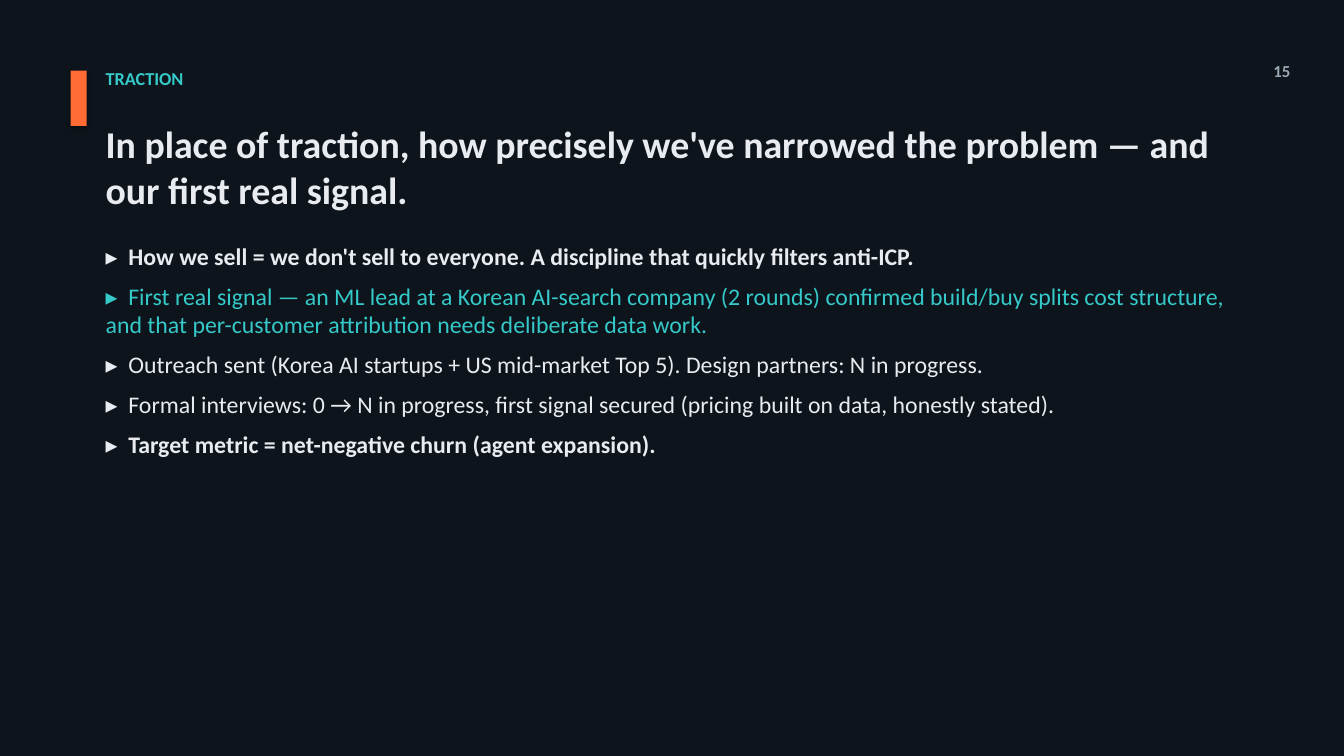
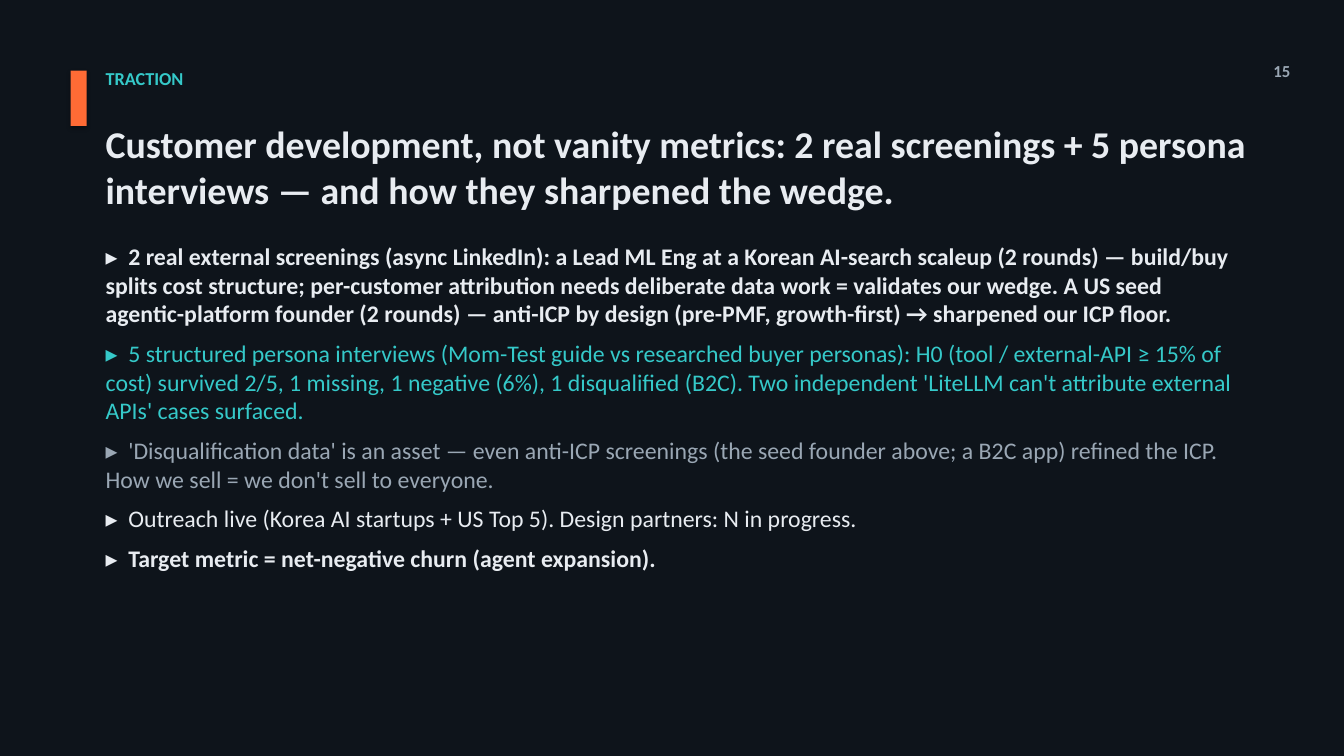
Before and after one commit to jmormalik/WTIA_AI_Cost_Gov, a slide deck: slide 15 of deliverables/Pitch_Deck_VersionA_Market-Shift_EN.pptx. Drawn at 1344x756 pixels with LibreOffice and Linux fonts; fonts in the diff are those of the drawing. Boxes give left, top, right and bottom in pixels: in the first picture for what was removed or moved away, otherwise in the second. Text is boxed around its words. In the diff, an @@ line names an element or a change of style, - is before the commit and + after.

Commit message:
트랙션 슬라이드[15] 채움 — 실 스크리닝 2 + 페르소나 5 (공개본 익명화)
- 정식 라이브 인터뷰 0건 상태에서 트랙션을 정직하게 구성:
  실제 외부 스크리닝 2건(비동기 링크드인) + 구조화 페르소나 인터뷰 5건 + H0 집계.
- Q&A 정직성 가드: 슬라이드에 "실제 2 + 페르소나 5"를 명시 분리하고,
  "5건 실제 사람이었나?"엔 "Mom-Test 페르소나 드라이런"으로 정면 답 —
  페르소나를 라이브 고객처럼 암시 금지(발표 노트에 명기).
- 기밀 처리(CEO 결정): 공개본(저장소·덱)은 실명 익명화
  ("한국 AI 검색 스케일업 ML 리드" / "미국 시드 에이전틱 창업자"),
  실명은 무대 구두·로컬 원자료로만(7/23 기밀 규칙). .pptx 실명 누출 0 검증.
- 덱 A·B 재생성(17장·오프캔버스 0). 아웃라인[15]·_START_HERE 동기화.

```diff
--- a/deliverables/Pitch_Deck_VersionA_Market-Shift_EN.pptx
+++ b/deliverables/Pitch_Deck_VersionA_Market-Shift_EN.pptx
@@ text at bbox=[106, 131, 1246, 211]: text changed @@
-In place of traction, how precisely we've narrowed the problem — and our first real signal.
+Customer development, not vanity metrics: 2 real screenings + 5 persona interviews — and how they sharpened the wedge.
@@ text at bbox=[106, 247, 1231, 531]: text changed @@
-▸ How we sell = we don't sell to everyone. A discipline that quickly filters anti-ICP.
-▸ First real signal — an ML lead at a Korean AI-search company (2 rounds) confirmed build/buy splits cost structure, and that per-customer attribution needs deliberate data work.
-▸ Outreach sent (Korea AI startups + US mid-market Top 5). Design partners: N in progress.
-▸ Formal interviews: 0 → N in progress, first signal secured (pricing built on data, honestly stated).
+▸ 2 real external screenings (async LinkedIn): a Lead ML Eng at a Korean AI-search scaleup (2 rounds) — build/buy splits cost structure; per-customer attribution needs deliberate data work = validates our wedge. A US seed agentic-platform founder (2 rounds) — anti-ICP by design (pre-PMF, growth-first) → sharpened our ICP floor.
+▸ 5 structured persona interviews (Mom-Test guide vs researched buyer personas): H0 (tool / external-API ≥ 15% of cost) survived 2/5, 1 missing, 1 negative (6%), 1 disqualified (B2C). Two independent 'LiteLLM can't attribute external APIs' cases surfaced.
+▸ 'Disqualification data' is an asset — even anti-ICP screenings (the seed founder above; a B2C app) refined the ICP. How we sell = we don't sell to everyone.
+▸ Outreach live (Korea AI startups + US Top 5). Design partners: N in progress.
```
Also in this commit, not shown: 4 other files.
